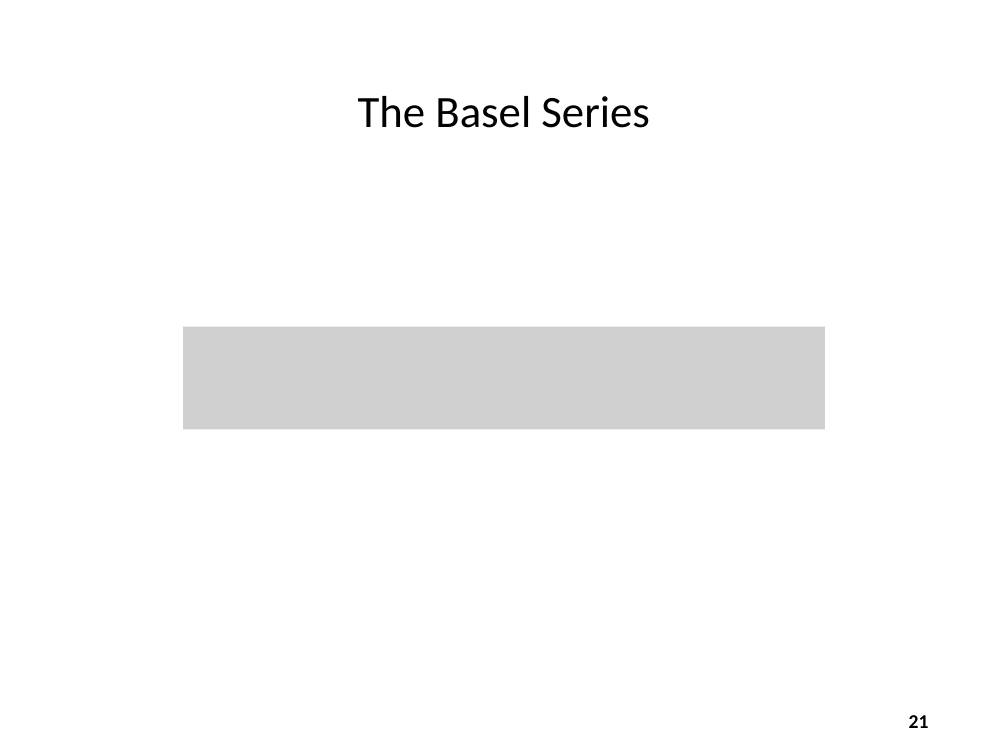
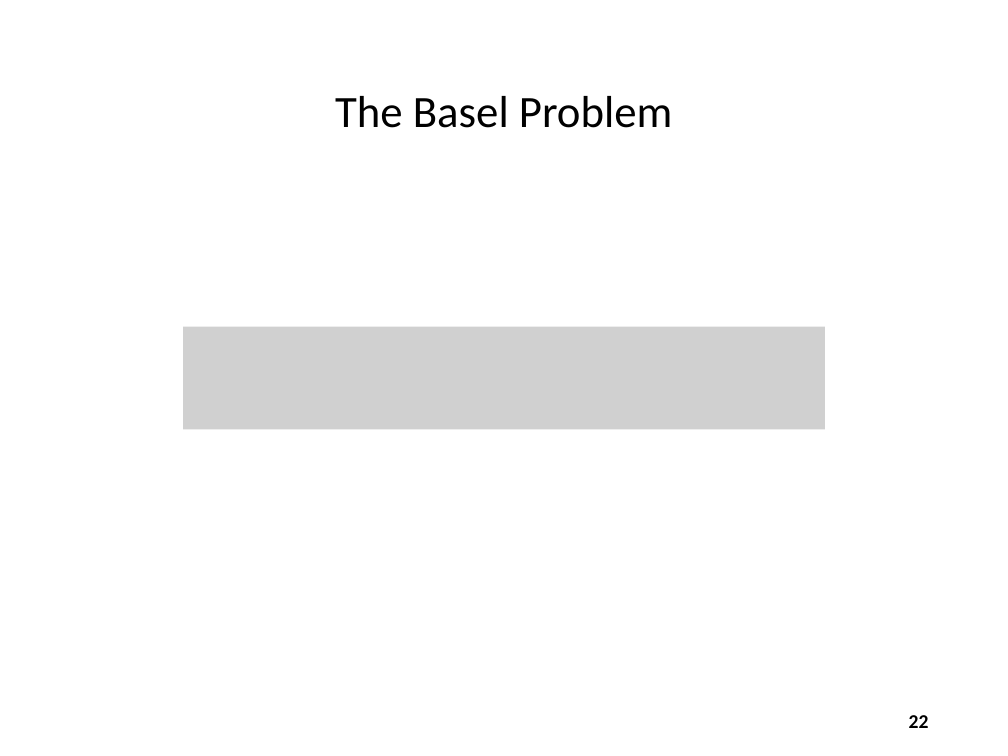
Before and after one commit to dbiersach/scicomp101, a slide deck: slide 22 of Session 06 - Infinite Series and Limits/Session 06 - Infinite Series and Limits.pptx (slide 21 before the commit). Drawn at 1008x756 pixels with LibreOffice and Linux fonts; fonts in the diff are those of the drawing; grey boxes stand for pictures. Boxes give left, top, right and bottom in pixels: in the first picture for what was removed or moved away, otherwise in the second. Text is boxed around its words. In the diff, an @@ line names an element or a change of style, - is before the commit and + after.

Commit message:
Rename Basel Problem files

```diff
--- a/Session 06 - Infinite Series and Limits/Session 06 - Infinite Series and Limits.pptx
+++ b/Session 06 - Infinite Series and Limits/Session 06 - Infinite Series and Limits.pptx
@@ title at <box>335,96,672,128</box>: text changed @@
-The Basel Series
+The Basel Problem
@@ page number at <box>909,715,929,728</box>: text changed @@
-21
+22
```
Also in this commit, not shown: 1 other slide changed, 2 other files.
